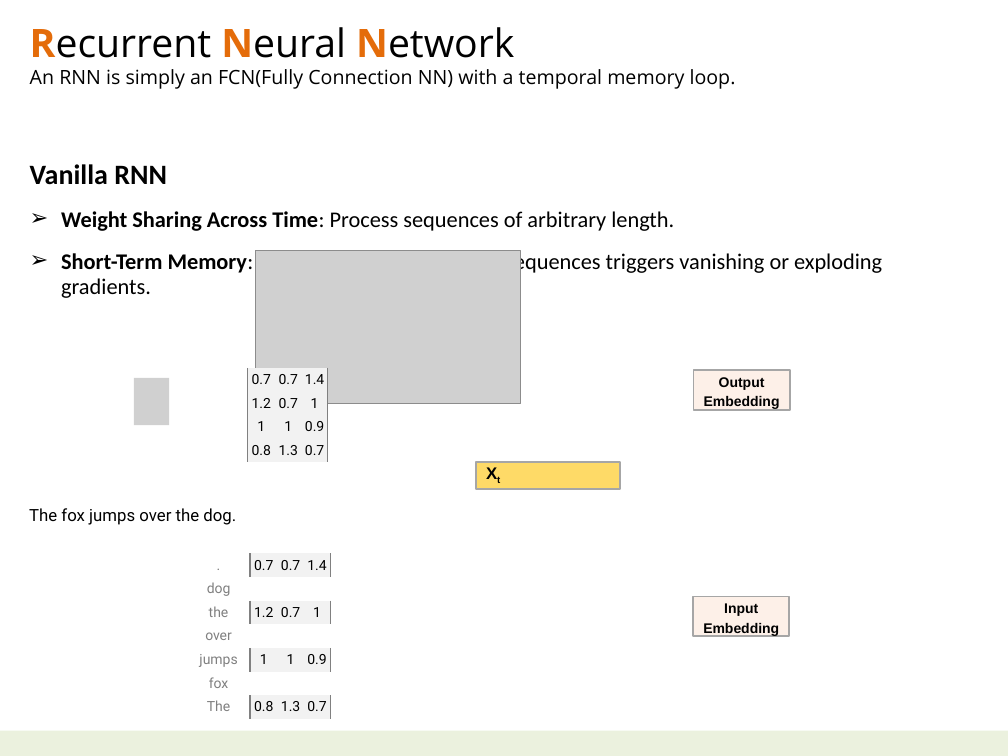
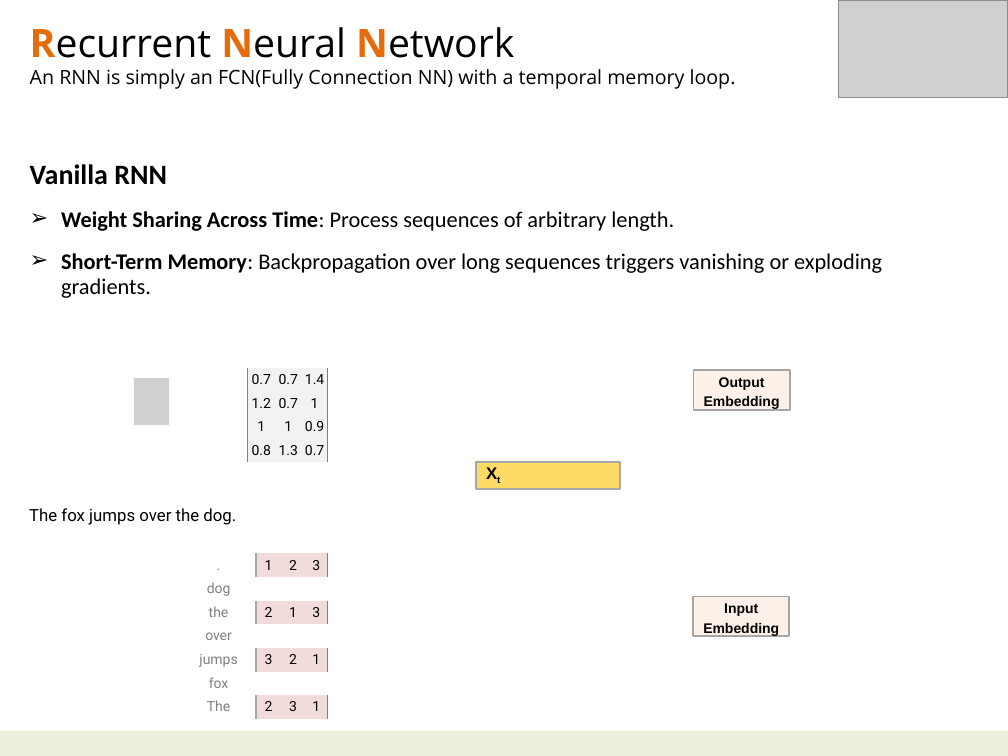
Before and after one commit to navibator/crazy-ai, a slide deck: slide 3 of ai-kimi.pptx. Drawn at 1008x756 pixels with LibreOffice and Linux fonts; fonts in the diff are those of the drawing; grey boxes stand for pictures. Boxes give left, top, right and bottom in pixels: in the first picture for what was removed or moved away, otherwise in the second. Text is boxed around its words. In the diff, an @@ line names an element or a change of style, - is before the commit and + after.

```diff
--- a/ai-kimi.pptx
+++ b/ai-kimi.pptx
@@ picture: place and size @@
-picture at (255, 251, 520, 404)
+picture at (839, 0, 1008, 98)
@@ table at (256, 553, 329, 719) @@
-row 1: 0.7 | 0.7 | 1.4
+row 1: 1 | 2 | 3
-row 3: 1.2 | 0.7 | 1
+row 3: 2 | 1 | 3
-row 5: 1 | 1 | 0.9
+row 5: 3 | 2 | 1
-row 7: 0.8 | 1.3 | 0.7
+row 7: 2 | 3 | 1
@@ fill #F2F2F2 to #F2DCDB in 12 cells @@
@@ borders changed @@
@@ table: place and size @@
-table at (250, 553, 330, 719)
+table at (256, 553, 329, 719)
```
Also in this commit, not shown: 1 other file.
